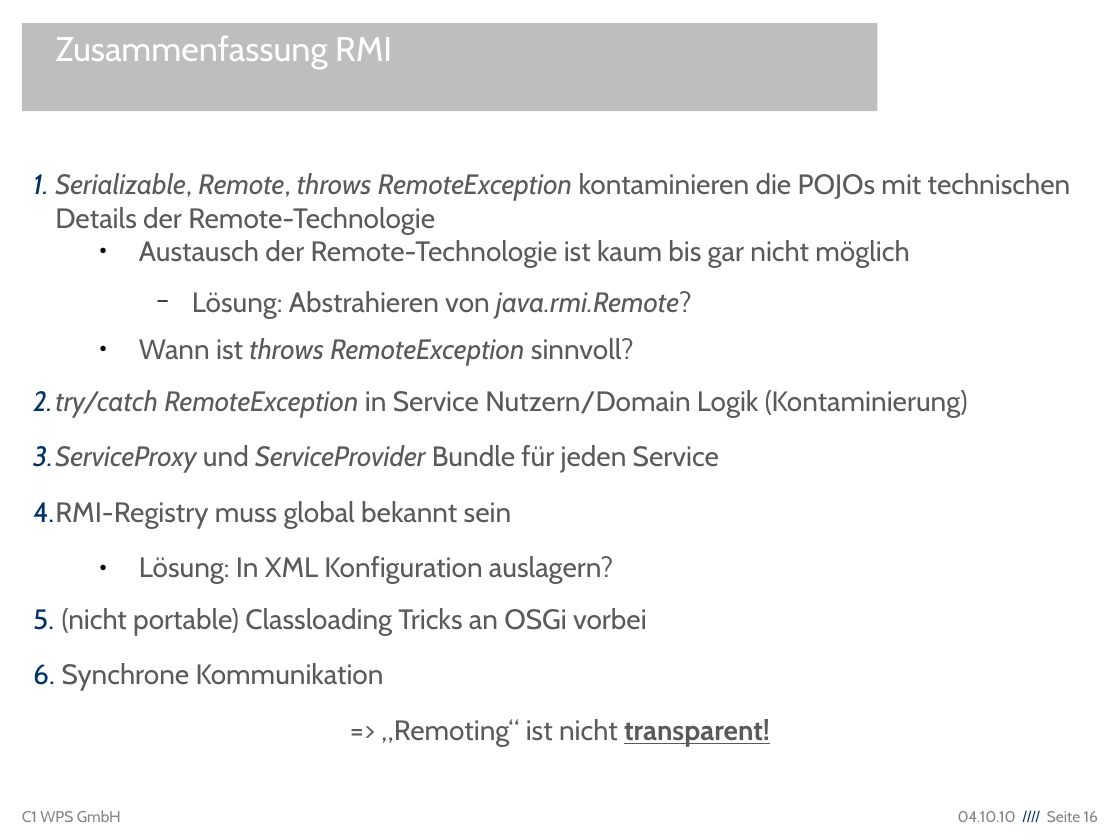
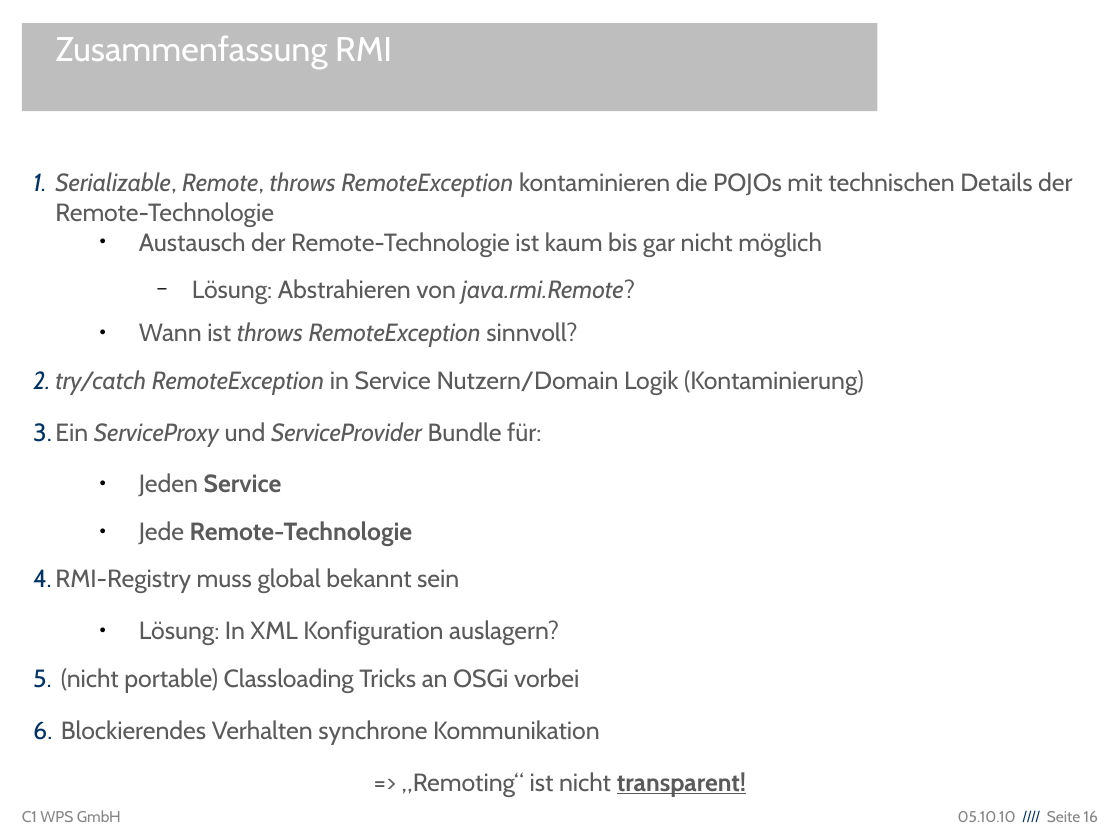
Before and after one commit to lemmy/org.eclipse.ecf.winterschool, a slide deck: slide 16 of org.eclipse.ecf.winterschool/EclipseCommunicationFramework.odp. Drawn at 1120x840 pixels with LibreOffice and Linux fonts; fonts in the diff are those of the drawing; background and template pictures are left out. Boxes give left, top, right and bottom in pixels: in the first picture for what was removed or moved away, otherwise in the second. Text is boxed around its words. In the diff, an @@ line names an element or a change of style, - is before the commit and + after.

```diff
--- a/org.eclipse.ecf.winterschool/EclipseCommunicationFramework.odp
+++ b/org.eclipse.ecf.winterschool/EclipseCommunicationFramework.odp
@@ text at [55,172,1072,796]: size 18 to 16 pt in "Serializable, Remote, throws RemoteException kontaminieren d ...", "Austausch der Remote-Technologie ist kaum bis gar ...", "Lösung: Abstrahieren von java.rmi.Remote?", "Wann ist throws RemoteException sinnvoll?" and 5 more places @@
@@ text at [55,422,541,545]: text changed; size 18 to 16 pt; italic off @@
-3. ServiceProxy und ServiceProvider Bundle für jeden Service
+3. Ein ServiceProxy und ServiceProvider Bundle für:
+  ● Jeden Service
+  ● Jede Remote-Technologie
@@ text at [61,720,600,744]: text changed; size 18 to 16 pt @@
-6. Synchrone Kommunikation
+6. Blockierendes Verhalten synchrone Kommunikation
@@ text at [958,811,1098,822]: text changed @@
-04.10.10 //// Seite 16
+05.10.10 //// Seite 16
```
Also in this commit, not shown: 22 other slides changed, 8 slides added, 3 slides removed.
